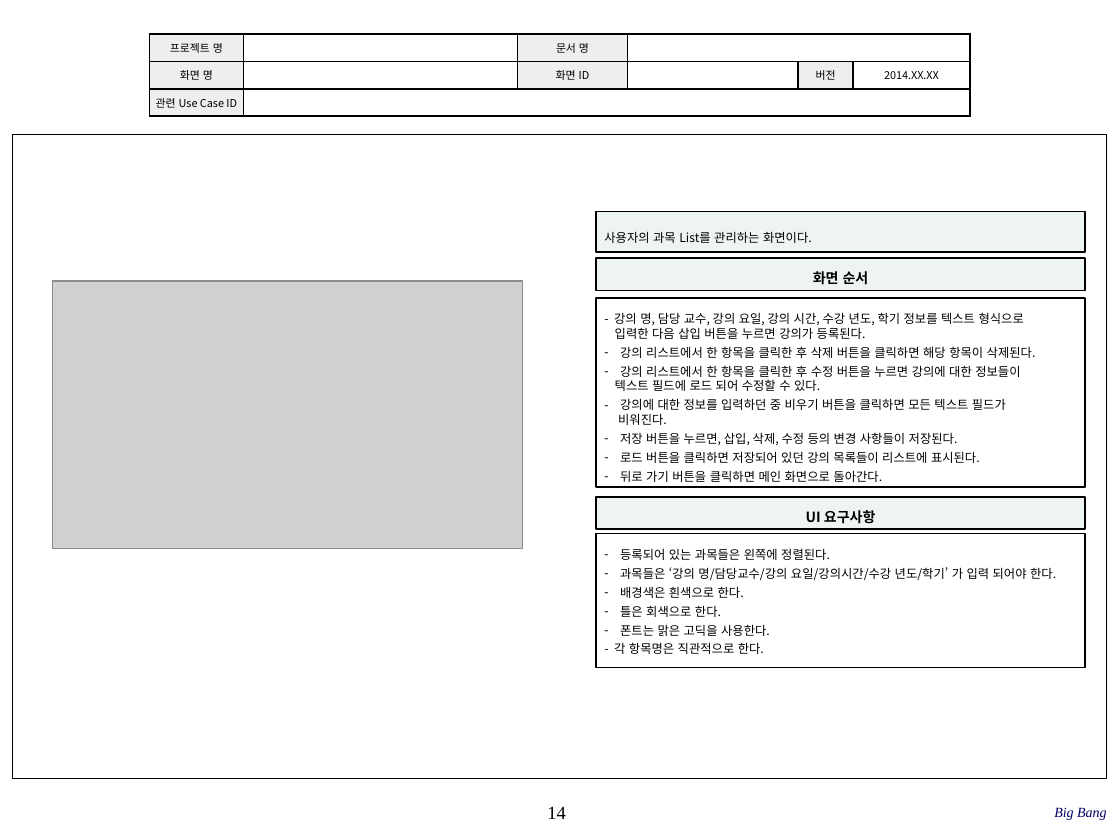
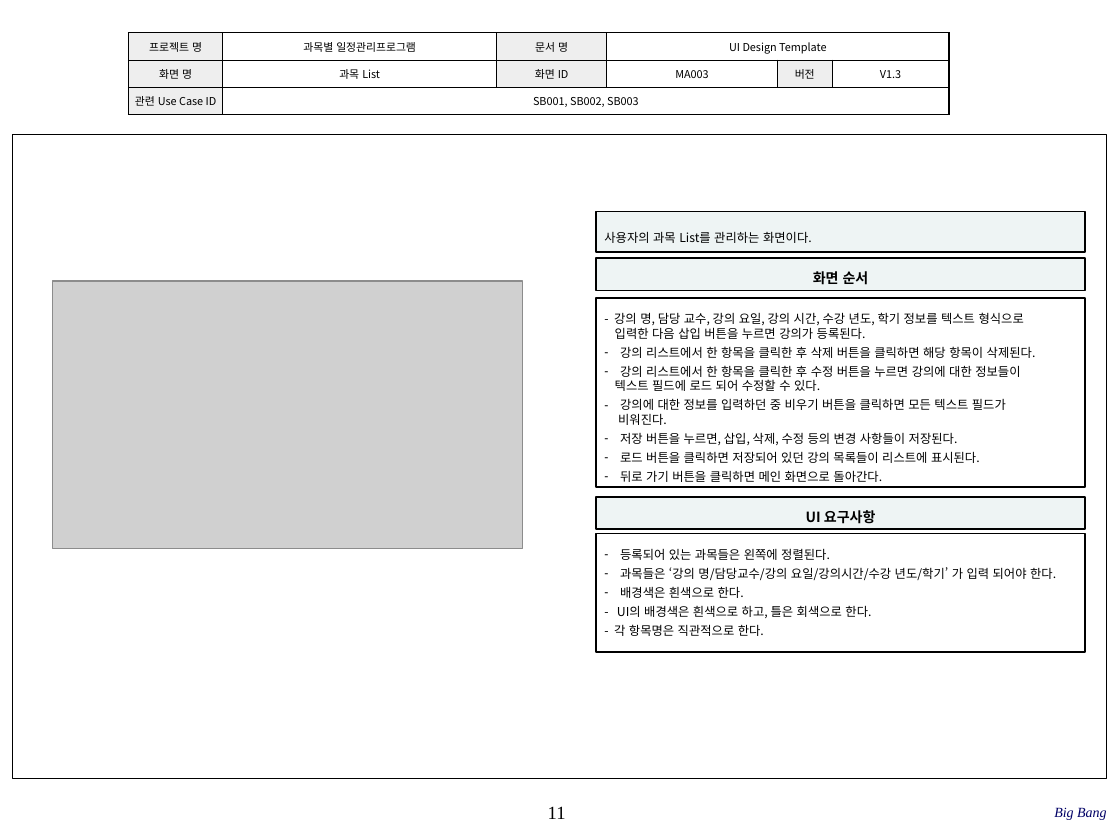
Before and after one commit to SE-admin/SE2017_1_bigbang, a slide deck: slide 11 of doc/3_ 설계서/UI Design Template.pptx (slide 14 before the commit). Drawn at 1120x840 pixels with LibreOffice and Linux fonts; fonts in the diff are those of the drawing; grey boxes stand for pictures; background and template pictures are left out. Boxes give left, top, right and bottom in pixels: in the first picture for what was removed or moved away, otherwise in the second. Text is boxed around its words. In the diff, an @@ line names an element or a change of style, - is before the commit and + after.

Commit message:
UI Design Template.pptx 수정 최종 수정

```diff
--- a/doc/3_ 설계서/UI Design Template.pptx
+++ b/doc/3_ 설계서/UI Design Template.pptx
@@ table at [129, 32, 950, 114] @@
-row 1, column 2: 
+row 1, column 2: 과목별 일정관리프로그램
-row 1, column 4: 
+row 1, column 4: UI Design Template
-row 2: 화면 명 |  | 화면 ID |  | 버전 | 2014.XX.XX
+row 2: 화면 명 | 과목 List | 화면 ID | MA003 | 버전 | V1.3
-row 3, column 2: 
+row 3, column 2: SB001, SB002, SB003
@@ table: place and size @@
-table at [149, 34, 970, 115]
+table at [129, 32, 950, 114]
@@ rectangle "등록되어 있는 과목들은 왼쪽에 정렬된다.": place and size @@
-rectangle "등록되어 있는 과목들은 왼쪽에 정렬된다." at [596, 533, 1084, 668]
+rectangle "등록되어 있는 과목들은 왼쪽에 정렬된다." at [596, 533, 1084, 652]
@@ text in rectangle at [617, 606, 871, 618]: text changed @@
-– 틀은 회색으로 한다.
-– 폰트는 맑은 고딕을 사용한다.
+- UI의 배경색은 흰색으로 하고, 틀은 회색으로 한다.
@@ page number at [548, 806, 566, 819]: text changed @@
-14
+11
```
Also in this commit, not shown: 10 other slides changed, 2 slides removed.
